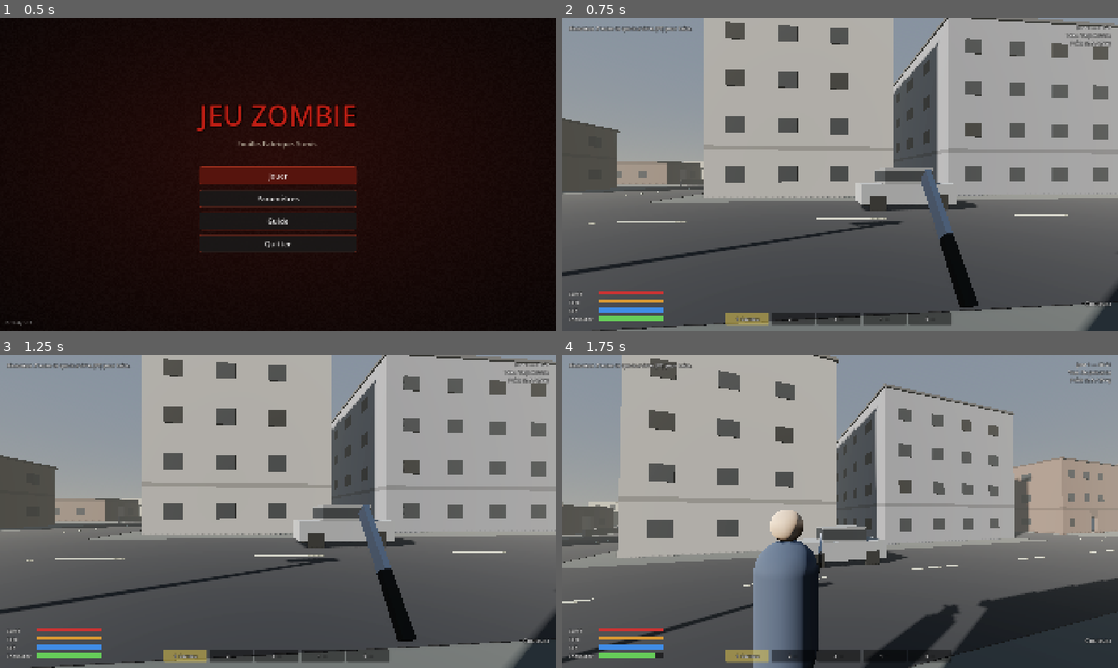
Above: before the commit, frames 1-4 (two rows, left to right).
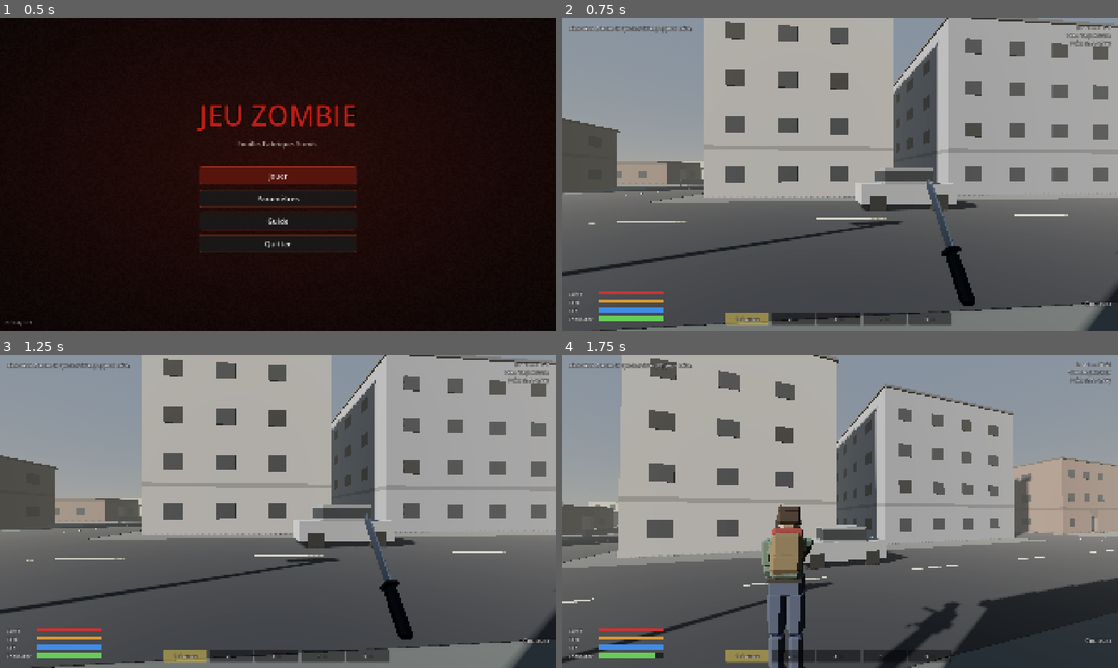
Above: after the commit, the same moments.

Repository: NengD/jeu-zombie
Game: Godot game, scene res://scenes/menu.tscn
Same seed, same stepped clock (60 frames per second), same inputs: the game is played once before the commit and once after it.
Inputs (mouse positions are in pixels of both pictures, inside the frame that each line leads up to):
- Up to frame 1 (0.5 s): no input
- Up to frame 2 (0.75 s): click "Jouer" at 0.5 s
- Up to frame 3 (1.25 s): no input
- Up to frame 4 (1.75 s): move the mouse to (867, 511) at 1.27 s; hold W (avancer) from 1.28 s (still down); hold F (interagir) from 1.28 s (still down); click (867, 511) at 1.42 s; tap Space (sauter) at 1.52 s; tap V (vue) at 1.55 s

Frame 1 is identical in both runs. In frame 2, 0.5% of the frame differs, in the area x 64-75%, y 48-93%; in frame 3, 0.5%; in frame 4, 4.7%, in the area x 34-72%, y 47-100%.

Commit message:
Modèles 3D Blender : survivant et zombies animés, 13 armes, menu principal, barre rapide
- Script Blender (outils/blender/generer_modeles.py) qui génère personnages et armes
- Zombies : 4 variantes (civil, policier, militaire, patient), animations marche/course/attaque/touché/mort
- Survivant : animations idle/marche/course/accroupi/frappe/visée, arme dans la main en 3e personne
- Armes 3D en vue 1re personne
- Menu principal (Jouer, Paramètres, Guide, Quitter) et barre rapide personnalisable

Co-Authored-By: Claude Opus 5.5 <noreply@anthropic.com>
Claude-Session: https://claude.ai/code/session_01PwzEgiKM9LhyrQHeaYNKyZ

Diff:
--- /dev/null
+++ b/scripts/modele_util.gd
@@ -0,0 +1,72 @@
+extends RefCounted
+## Outils pour les modèles 3D (.glb créés dans Blender) : chargement,
+## animations, ombres. Si un modèle manque, le jeu garde les formes simples.
+
+static func charger(path: String) -> Node3D:
+	if ResourceLoader.exists(path):
+		var res = load(path)
+		if res is PackedScene:
+			return res.instantiate()
+	return null
+
+
+static func anim_player(n: Node) -> AnimationPlayer:
+	return n.find_child("AnimationPlayer", true, false) as AnimationPlayer
+
+
+static func boucler(ap: AnimationPlayer, noms: Array) -> void:
+	for nom in noms:
+		if ap.has_animation(nom):
+			ap.get_animation(nom).loop_mode = Animation.LOOP_LINEAR
+
+
+static func geometries(n: Node, out: Array = []) -> Array:
+	if n is GeometryInstance3D:
+		out.append(n)
+	for c in n.get_children():
+		geometries(c, out)
+	return out
+
+
+static func ombres(n: Node, mode: int) -> void:
+	for g in geometries(n):
+		g.cast_shadow = mode
+
+
+static func distance_visible(n: Node, dist: float) -> void:
+	for g in geometries(n):
+		g.visibility_range_end = dist
+
+
+static func squelette(n: Node) -> Skeleton3D:
+	return _find_skel(n)
+
+
+static func _find_skel(n: Node) -> Skeleton3D:
+	for c in n.get_children():
+		if c is Skeleton3D:
+			return c
+		var s := _find_skel(c)
+		if s:
+			return s
+	return null
+
+
+static var _teintes := {}
+
+
+## Teinte une partie d'un modèle (matériau nommé dans Blender) pour varier les zombies.
+static func teinter(n: Node, nom_materiau: String, couleur: Color) -> void:
+	for g in geometries(n):
+		if not (g is MeshInstance3D) or g.mesh == null:
+			continue
+		var mi: MeshInstance3D = g
+		for s in mi.mesh.get_surface_count():
+			var m := mi.mesh.surface_get_material(s)
+			if m and m.resource_name.begins_with(nom_materiau) and m is BaseMaterial3D:
+				var cle := "%s_%s" % [m.get_instance_id(), couleur.to_html()]
+				if not _teintes.has(cle):
+					var copie: BaseMaterial3D = m.duplicate()
+					copie.albedo_color = couleur
+					_teintes[cle] = copie
+				mi.set_surface_override_material(s, _teintes[cle])
--- a/scripts/player.gd
+++ b/scripts/player.gd
@@ -5,6 +5,7 @@
 
 const LootContainer = preload("res://scripts/loot_container.gd")
 const Placeable = preload("res://scripts/placeable.gd")
+const ModeleUtil = preload("res://scripts/modele_util.gd")
 
 const WALK := 4.2
 const SPRINT := 7.2
@@ -20,6 +21,8 @@
 const FOV := 75.0
 const FOV_AIM := 50.0
 const BASE_CARRY := 25.0
+const VM_SCALE := 1.45                  # taille des armes 3D en vue 1re personne
+const HAND_ROT := Vector3(90, 0, 0)      # orientation de l'arme dans la main (vue 3e personne)
 const PLACE_SIZES := {"etabli": Vector3(2.0, 1.0, 0.9), "barricade": Vector3(2.1, 2.4, 0.2), "caisse_stockage": Vector3(1.2, 0.8, 0.8)}
 
 # --- état de survie
@@ -80,6 +83,10 @@
 var vm_holder: Node3D
 var muzzle_light: OmniLight3D
 var hand: Node3D
+var pap: AnimationPlayer = null   # animations du survivant (modèle Blender)
+var p_anim := ""
+var p_lock := 0.0
+var shoot_pose_t := 0.0
 
 
 func _ready() -> void:
@@ -146,6 +153,26 @@
 	hand = Node3D.new()
 	hand.position = Vector3(0.3, 1.15, -0.35)
 	modele.add_child(hand)
+	# modèle Blender du survivant (si présent)
+	var m := ModeleUtil.charger("res://modeles/survivant.glb")
+	if m:
+		for c in modele.get_children():
+			if c != hand:
+				c.queue_free()
+		modele.add_child(m)
+		pap = ModeleUtil.anim_player(m)
+		if pap:
+			ModeleUtil.boucler(pap, ["idle", "marche", "course", "accroupi", "accroupi_marche", "visee"])
+			pap.playback_default_blend_time = 0.15
+		var sk := ModeleUtil.squelette(m)
+		if sk and sk.find_bone("main.R") >= 0:
+			var ba := BoneAttachment3D.new()
+			ba.bone_name = "main.R"
+			sk.add_child(ba)
+			modele.remove_child(hand)
+			ba.add_child(hand)
+			hand.position = Vector3(0, 0.07, 0.0)
+			hand.rotation_degrees = HAND_ROT
 
 
 # ================================================================ entrées
@@ -331,7 +358,10 @@
 	lean_pivot.rotation.z = -lean * 0.22
 	modele.rotation.z = -lean * 0.25
 	head.position.y = move_toward(head.position.y, EYE_CROUCH if crouching else EYE_STAND, delta * 4.0)
-	modele.scale.y = move_toward(modele.scale.y, 0.7 if crouching else 1.0, delta * 3.0)
+	if pap == null:
+		modele.scale.y = move_toward(modele.scale.y, 0.7 if crouching else 1.0, delta * 3.0)
+	else:
+		_update_player_anim(delta)
 	spring.spring_length = TPS_DIST * tps_blend
 	spring.position = Vector3(SHOULDER * shoulder_side * tps_blend, 0.2 * tps_blend, 0)
 	var fps := tps_blend < 0.5
@@ -347,7 +377,8 @@
 	vm_kick = move_toward(vm_kick, 0.0, delta * 6.0)
 	swing_t = move_toward(swing_t, 0.0, delta * 3.5)
 	viewmodel.rotation = Vector3(-sin(swing_t * PI) * 1.1 + vm_kick * 0.2, sin(swing_t * PI) * 0.5, 0)
-	hand.rotation.x = -sin(swing_t * PI) * 1.4
+	if pap == null:
+		hand.rotation.x = -sin(swing_t * PI) * 1.4
 	muzzle_t = maxf(0.0, muzzle_t - delta)
 	muzzle_light.light_energy = 6.0 if muzzle_t > 0.0 else 0.0
 
@@ -358,9 +389,7 @@
 	if s == _shadow_only_state:
 		return
 	_shadow_only_state = s
-	for c in modele.get_children():
-		if c is GeometryInstance3D:
-			c.cast_shadow = GeometryInstance3D.SHADOW_CASTING_SETTING_SHADOWS_ONLY if on else GeometryInstance3D.SHADOW_CASTING_SETTING_ON
+	ModeleUtil.ombres(modele, GeometryInstance3D.SHADOW_CASTING_SETTING_SHADOWS_ONLY if on else GeometryInstance3D.SHADOW_CASTING_SETTING_ON)
 
 
 # ================================================================ combat
@@ -466,6 +495,7 @@
 	rotate_y(randf_range(-1.0, 1.0) * float(w.recoil) * 0.3)
 	vm_kick = 1.0
 	muzzle_t = 0.05
+	shoot_pose_t = 1.5
 	Game.play_ui(w.get("sound", "tir_pistolet"), -3.0, 0.05)
 	Game.make_noise(global_position, float(w.noise))
 
@@ -478,6 +508,7 @@
 	stamina = maxf(0.0, stamina - cost)
 	cooldown = w.rate
 	swing_t = 1.0
+	_p_anim("frappe", 1.3, 0.45)
 	Game.play_ui("coup", -6.0, 0.15)
 	var origin := lean_pivot.global_position
 	var aim := _aim_point(float(w.range) + 1.0)
@@ -562,6 +593,21 @@
 	var w := Items.info(id)
 	var col: Color = w.get("color", Color.GRAY)
 	var length: float = w.get("len", 0.0)
+	if w.get("type", "") == "gun":
+		muzzle_light.position = Vector3(0, 0.05, -length - 0.1)
+	# modèle 3D de l'arme (Blender) si disponible
+	var vm := ModeleUtil.charger("res://modeles/%s.glb" % id)
+	if vm:
+		var tilt_m := 0.0 if w.type == "gun" else 0.9
+		var longue: bool = w.type == "gun" and length > 0.5
+		vm.scale = Vector3.ONE * (VM_SCALE * 0.72 if longue else VM_SCALE)
+		vm.position = Vector3(0.02, 0.02, 0.18) if longue else Vector3.ZERO
+		vm.rotation.x = tilt_m
+		viewmodel.add_child(vm)
+		ModeleUtil.ombres(vm, GeometryInstance3D.SHADOW_CASTING_SETTING_OFF)
+		var hm := ModeleUtil.charger("res://modeles/%s.glb" % id)
+		hand.add_child(hm)
+		return
 	var parts: Array = []
 	if id == "poings":
 		parts = [[Vector3(-0.05, 0, 0), Vector3(0.09, 0.09, 0.2), Color(0.8, 0.62, 0.5)]]
@@ -880,3 +926,40 @@
 	Game.msg("Posé : " + Items.nom(placing))
 	Game.make_noise(global_position, 8.0)
 	cancel_placement()
+
+
+# ================================================================ animations du survivant
+func _p_anim(nom: String, vitesse := 1.0, verrou := 0.0) -> void:
+	if pap == null or not pap.has_animation(nom):
+		return
+	if verrou > 0.0:
+		p_lock = verrou
+		pap.play(nom, 0.08)
+		pap.seek(0.0)
+		p_anim = nom
+	elif p_anim != nom:
+		pap.play(nom)
+		p_anim = nom
+	pap.speed_scale = vitesse
+
+
+func _update_player_anim(delta: float) -> void:
+	shoot_pose_t = maxf(0.0, shoot_pose_t - delta)
+	if p_lock > 0.0:
+		p_lock -= delta
+		return
+	var hs := Vector2(velocity.x, velocity.z).length()
+	var is_gun: bool = Items.info(current_weapon()).get("type", "") == "gun"
+	if crouching:
+		if hs > 0.3:
+			_p_anim("accroupi_marche", clampf(hs / 1.6, 0.6, 1.6))
+		else:
+			_p_anim("accroupi")
+	elif hs > 5.0:
+		_p_anim("course", clampf(hs / 6.5, 0.7, 1.5))
+	elif hs > 0.3:
+		_p_anim("marche", clampf(hs / 2.2, 0.6, 2.0))
+	elif is_gun and (aiming or shoot_pose_t > 0.0):
+		_p_anim("visee")
+	else:
+		_p_anim("idle")
--- a/scripts/zombie.gd
+++ b/scripts/zombie.gd
@@ -34,6 +34,13 @@
 var groan_t := 0.0
 
 @onready var modele: Node3D = $Modele
+var ap: AnimationPlayer = null      # animations du modèle Blender (si présent)
+var anim_lock := 0.0                # durée pendant laquelle une animation ponctuelle joue
+var cur_anim := ""
+
+const ModeleUtil = preload("res://scripts/modele_util.gd")
+const MODELES := {"civil": "zombie_civil", "police": "zombie_policier", "militaire": "zombie_militaire", "patient": "zombie_patient"}
+const TEINTES_CIVIL := [Color(0.45, 0.38, 0.3), Color(0.32, 0.36, 0.42), Color(0.5, 0.2, 0.18), Color(0.3, 0.38, 0.28), Color(0.55, 0.52, 0.45), Color(0.25, 0.25, 0.28)]
 
 
 func setup(p_kind: String, p_persistent: bool, radius: float) -> void:
@@ -71,6 +78,22 @@
 
 
 func _apply_look() -> void:
+	var m := ModeleUtil.charger("res://modeles/%s.glb" % MODELES.get(kind, "zombie_civil"))
+	if m:
+		for c in modele.get_children():
+			c.queue_free()
+		modele.add_child(m)
+		ModeleUtil.distance_visible(m, 160.0)
+		if kind == "civil":
+			ModeleUtil.teinter(m, "Haut", TEINTES_CIVIL[randi() % TEINTES_CIVIL.size()])
+			ModeleUtil.teinter(m, "Manche", TEINTES_CIVIL[randi() % TEINTES_CIVIL.size()])
+		ap = ModeleUtil.anim_player(m)
+		if ap:
+			ModeleUtil.boucler(ap, ["idle", "marche", "course"])
+			ap.playback_default_blend_time = 0.2
+			_anim("idle")
+			ap.seek(randf() * 2.0)
+		return
 	var clothes := Color(0.3, 0.32, 0.28).lerp(Color(0.45, 0.35, 0.3), randf())
 	var skin := Color(0.45, 0.55, 0.4).lerp(Color(0.55, 0.55, 0.45), randf())
 	match kind:
@@ -120,6 +143,8 @@
 	if p:
 		dist = global_position.distance_to(p.global_position)
 	dormant = dist > 90.0 and state != State.CHASE
+	if ap:
+		ap.active = not dormant
 	if dormant:
 		return
 	think_t -= delta
@@ -158,12 +183,16 @@
 	# attaque
 	attack_t -= delta
 	lunge = move_toward(lunge, 0.0, delta * 3.0)
-	modele.rotation.x = -lunge * 0.5
+	if ap:
+		_update_anim(delta)
+	else:
+		modele.rotation.x = -lunge * 0.5
 	if state == State.CHASE and p and p.alive:
 		var flat := Vector2(p.global_position.x - global_position.x, p.global_position.z - global_position.z).length()
 		if flat < 1.5 and absf(p.global_position.y - global_position.y) < 1.5 and attack_t <= 0.0:
 			attack_t = 1.1
 			lunge = 1.0
+			_anim("attaque", 1.0, 0.8)
 			Game.play_3d("attaque_zombie", global_position + Vector3.UP * 1.5, 0.0, 0.15, 30.0)
 			p.take_damage(damage, self)
 	# bruit de grognement (attire les autres de près)
@@ -341,6 +370,8 @@
 	lost_t = 0.0
 	dormant = false
 	var killed := health <= 0.0
+	if not killed and anim_lock <= 0.0:
+		_anim("touche", 1.0, 0.35)
 	Game.hit_confirmed.emit(headshot, killed)
 	if killed:
 		_die()
@@ -357,6 +388,10 @@
 	collision_layer = Game.LAYER_INTERACT
 	collision_mask = Game.LAYER_WORLD
 	velocity = Vector3.ZERO
+	if ap:
+		ap.active = true
+		_anim("mort", 1.0, 99.0)
+		return
 	var tw := create_tween()
 	tw.tween_property(modele, "rotation:x", -PI / 2.0, 0.45).set_trans(Tween.TRANS_QUAD).set_ease(Tween.EASE_IN)
 	tw.parallel().tween_property(modele, "position:y", 0.25, 0.45)
@@ -392,3 +427,31 @@
 	for id in found:
 		player.add_item(id, found[id])
 	Game.msg("Sur le corps : " + Items.describe(found))
+
+
+# ================================================================ animations
+func _anim(nom: String, vitesse := 1.0, verrou := 0.0) -> void:
+	if ap == null or not ap.has_animation(nom):
+		return
+	if verrou > 0.0:
+		anim_lock = verrou
+		ap.play(nom, 0.1)
+		ap.seek(0.0)
+		cur_anim = nom
+	elif cur_anim != nom:
+		ap.play(nom)
+		cur_anim = nom
+	ap.speed_scale = vitesse
+
+
+func _update_anim(delta: float) -> void:
+	if anim_lock > 0.0:
+		anim_lock -= delta
+		return
+	var hs := Vector2(velocity.x, velocity.z).length()
+	if hs > 2.0:
+		_anim("course", clampf(hs / 3.0, 0.6, 1.8))
+	elif hs > 0.15:
+		_anim("marche", clampf(hs / 0.65, 0.5, 2.2))
+	else:
+		_anim("idle")
Binary file added: modeles/batte.glb
Binary file added: modeles/batte_cloutee.glb
Binary file added: modeles/carabine.glb
Binary file added: modeles/couteau.glb
Binary file added: modeles/fusil_artisanal.glb
Binary file added: modeles/fusil_assaut.glb
Binary file added: modeles/fusil_pompe.glb
Binary file added: modeles/hache.glb
Binary file added: modeles/machette.glb
Binary file added: modeles/machette_art.glb
Binary file added: modeles/matraque.glb
Binary file added: modeles/pistolet.glb
(and 7 more such lines)
